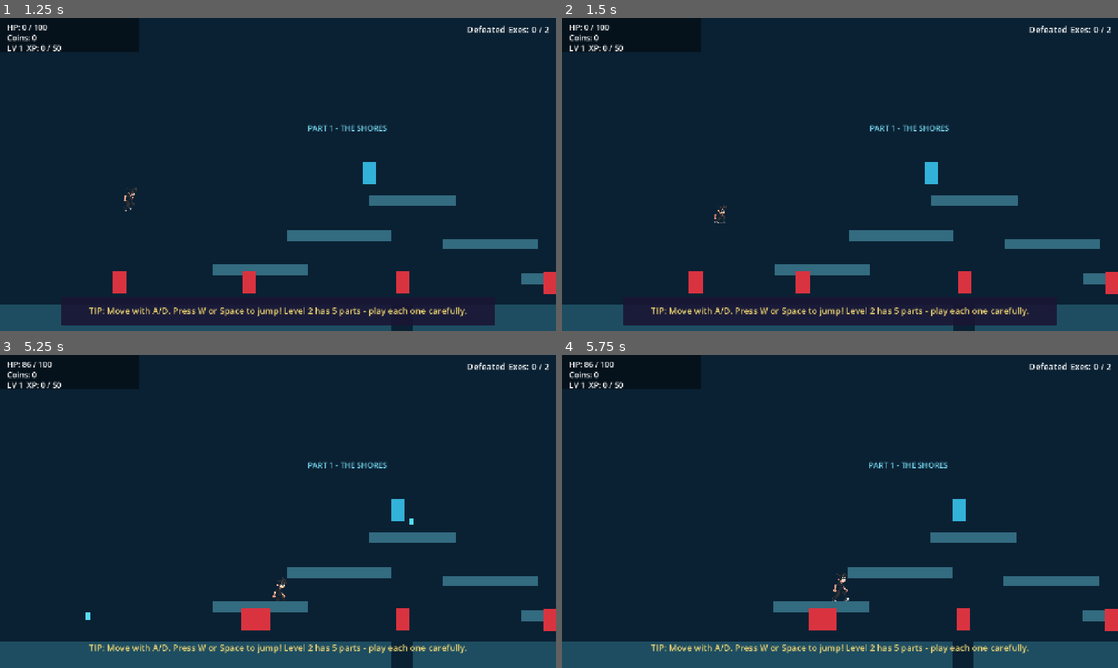
Above: before the commit, frames 1-4 (two rows, left to right).
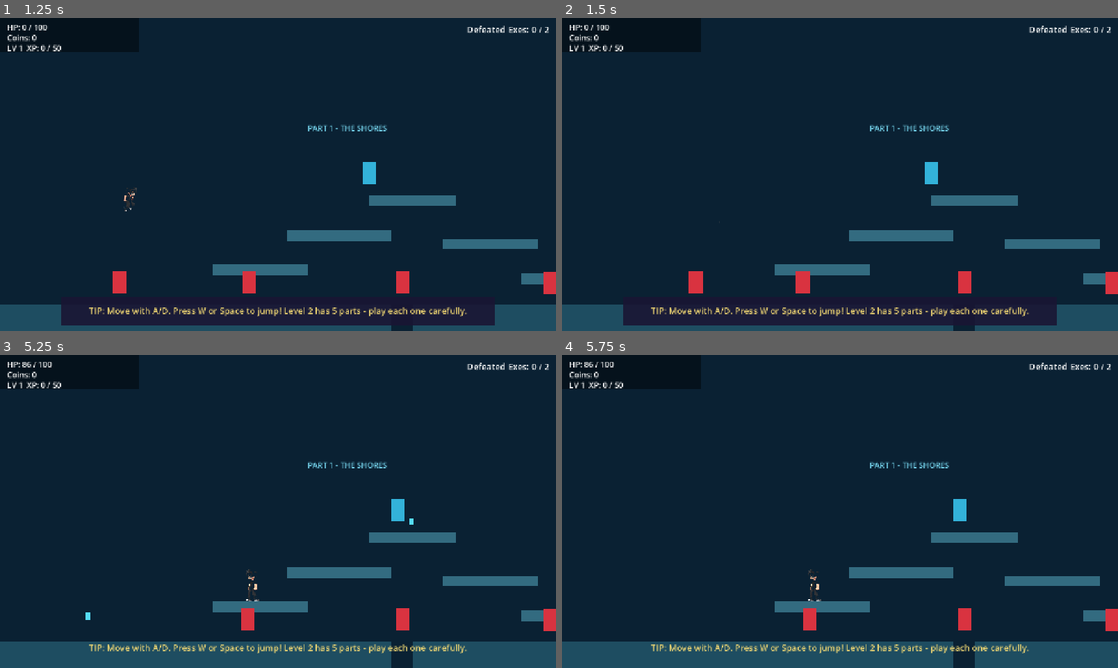
Above: after the commit, the same moments.

Repository: nasiftahmid-ux/Nate_Hopkins_vs._the_underworld
Game: Godot game, scene res://scenes/levels/level2.tscn
The game is run twice, just before and just after one commit, with the same random seed, the same clock (stepped at 60 frames per second) and the same inputs. This scene is started directly instead of the project's main scene.
Inputs:
- Up to frame 1 (1.25 s): tap W (jump) at 0.5, 0.77, 1.07 s; hold D (move_right) from 0.53 s (still down); hold J (attack) from 0.53 s (still down); tap Q (block, bound only after the commit) at 0.8 s
- Up to frame 2 (1.5 s): keep holding D (move_right); tap W (jump) at 1.25 s; release J (attack) at 1.28 s; tap Q (block, bound only after the commit) at 1.35 s
- Up to frame 3 (5.25 s): tap W (jump) at 1.52, 1.55, 1.82, 2, 2.1, 2.75, 3.02, 3.32, 3.5, 3.77, 3.8, 4.07, 4.25, 4.52, 4.82 s; release D (move_right) at 2.03 s; hold A (move_left) 2.03-2.78 s; hold J (attack) 2.03-2.78 s; hold D (move_right) 2.78-4.28 s; tap J (attack) at 2.85, 4.55 s; tap Q (block, bound only after the commit) at 3.05 s; tap K (heavy_attack) at 3.6 s; hold A (move_left) 4.28-5.03 s; tap L (special) at 4.35 s; hold D (move_right) from 5.03 s (still down); hold Q (block, bound only after the commit) from 5.03 s (still down)
- Up to frame 4 (5.75 s): keep holding D (move_right); keep holding Q (block, bound only after the commit)

Frame 1 is identical in both runs. In frame 2, less than 0.1% of the frame differs, in the area x 27-30%, y 59-66%; in frame 3, 0.3%; in frame 4, 0.8%, in the area x 38-98%, y 34-100%.

Commit message:
Add block (Q): absorbs melee, not projectiles/boss/spikes

Diff:
--- a/autoload/input_setup.gd
+++ b/autoload/input_setup.gd
@@ -7,6 +7,7 @@
 	"attack": [KEY_J, KEY_Z],
 	"heavy_attack": [KEY_K, KEY_X],
 	"special": [KEY_L, KEY_C],
+	"block": [KEY_Q],
 }
 
 
--- a/scenes/bosses/boss.gd
+++ b/scenes/bosses/boss.gd
@@ -191,7 +191,7 @@
 		if not melee_done:
 			melee_done = true
 			if player and _player_in_melee_reach(player):
-				player.take_damage(damage)
+				player.take_damage(damage, false)
 	else:
 		_end_attack(1.1)
 
@@ -234,7 +234,7 @@
 			_spawn_shockwave()
 			if player and absf(player.global_position.x - global_position.x) < SLAM_RADIUS \
 				and absf(player.global_position.y - global_position.y) < 130.0:
-				player.take_damage(damage)
+				player.take_damage(damage, false)
 	else:
 		_end_attack(1.2)
 
@@ -263,7 +263,7 @@
 	if player and absf(player.global_position.x - global_position.x) < 42.0 \
 		and absf(player.global_position.y - global_position.y) < 120.0 and not charge_hit:
 		charge_hit = true
-		player.take_damage(damage)
+		player.take_damage(damage, false)
 	if state_time > 0.8 or is_on_wall():
 		_end_attack(1.0)
 
--- a/scenes/bosses/boss_tear.gd
+++ b/scenes/bosses/boss_tear.gd
@@ -26,7 +26,7 @@
 
 func _on_body_entered(body: Node2D) -> void:
 	if body.is_in_group("player") and body.has_method("take_damage"):
-		body.take_damage(damage)
+		body.take_damage(damage, false)
 		queue_free()
 	elif body is StaticBody2D:
 		queue_free()
--- a/scenes/enemies/teardrop.gd
+++ b/scenes/enemies/teardrop.gd
@@ -18,7 +18,7 @@
 
 func _on_body_entered(body: Node2D) -> void:
 	if body.is_in_group("player") and body.has_method("take_damage"):
-		body.take_damage(DAMAGE)
+		body.take_damage(DAMAGE, false)
 		queue_free()
 	elif body is StaticBody2D:
 		queue_free()
--- a/scenes/items/spikes.gd
+++ b/scenes/items/spikes.gd
@@ -9,4 +9,4 @@
 
 func _on_body_entered(body: Node2D) -> void:
 	if body.is_in_group("player") and body.has_method("take_damage"):
-		body.take_damage(DAMAGE)
+		body.take_damage(DAMAGE, false)
--- a/scenes/player/player.gd
+++ b/scenes/player/player.gd
@@ -22,6 +22,7 @@
 var combo_step := 0
 var combo_timer := 0.0
 var is_attacking := false
+var is_blocking := false
 var attack_anim := "attack_punch"
 var attack_left := 0.0
 var hit_delay := 0.0
@@ -50,7 +51,10 @@
 		velocity.y += GRAVITY * delta
 
 	var input := Input.get_axis("move_left", "move_right")
-	if is_attacking:
+	is_blocking = Input.is_action_pressed("block") and not is_attacking
+	if is_blocking:
+		velocity.x = move_toward(velocity.x, 0.0, 1200.0 * delta)
+	elif is_attacking:
 		velocity.x = move_toward(velocity.x, 0.0, 800.0 * delta)
 	elif input != 0.0:
 		velocity.x = input * SPEED
@@ -59,7 +63,7 @@
 	else:
 		velocity.x = move_toward(velocity.x, 0.0, 800.0 * delta)
 
-	if Input.is_action_just_pressed("jump") and is_on_floor():
+	if Input.is_action_just_pressed("jump") and is_on_floor() and not is_blocking:
 		velocity.y = JUMP_VELOCITY
 
 	special_cooldown = maxf(special_cooldown - delta, 0.0)
@@ -80,7 +84,7 @@
 		if attack_left <= 0.0:
 			is_attacking = false
 			sprite.modulate = Color.WHITE
-	elif not is_attacking:
+	elif not is_attacking and not is_blocking:
 		if Input.is_action_just_pressed("attack"):
 			try_attack(false, false, not is_on_floor())
 		elif Input.is_action_just_pressed("heavy_attack"):
@@ -134,7 +138,10 @@
 
 
 func _update_animation(input: float) -> void:
-	if is_attacking:
+	if is_blocking:
+		if sprite.sprite_frames.has_animation("block") and sprite.animation != "block":
+			sprite.play("block")
+	elif is_attacking:
 		if sprite.animation != attack_anim:
 			sprite.play(attack_anim)
 	elif not is_on_floor():
@@ -154,8 +161,14 @@
 			target.take_hit(hit_damage, facing)
 
 
-func take_damage(amount: float) -> void:
+func take_damage(amount: float, blockable: bool = true) -> void:
 	if invuln_time > 0.0:
+		return
+	if is_blocking and blockable:
+		sprite.modulate = Color(0.7, 0.9, 1.0)
+		invuln_time = 0.25
+		sprite.visible = true
+		get_tree().create_timer(0.12).timeout.connect(reset_color)
 		return
 	invuln_time = INVULN_DURATION
 	hp = maxf(hp - amount, 0.0)
@@ -169,7 +182,7 @@
 
 
 func reset_color() -> void:
-	if not is_attacking:
+	if not is_attacking and not is_blocking:
 		sprite.modulate = Color.WHITE
 
 
--- a/scenes/player/player.tscn
+++ b/scenes/player/player.tscn
@@ -256,7 +256,7 @@
 size = Vector2(42, 48)
 
 [sub_resource type="SpriteFrames" id="SpriteFrames_player"]
-animations = [{"name": &"idle", "speed": 5, "loop": true, "f …(3859 unchanged characters)… urce("death_AT_11"), "duration": 1.0} ]}]
+animations = [{"name": &"idle", "speed": 5, "loop": true, "f …(3859 unchanged characters)… urce("death_AT_11"), "duration": 1.0} ]}, {"name": &"block", "speed": 8, "loop": true, "frames": [ {"texture": SubResource("idle_AT_0"), "duration": 1.0} ]}]
 
 [node name="Player" type="CharacterBody2D"]
 script = ExtResource("1_player")
